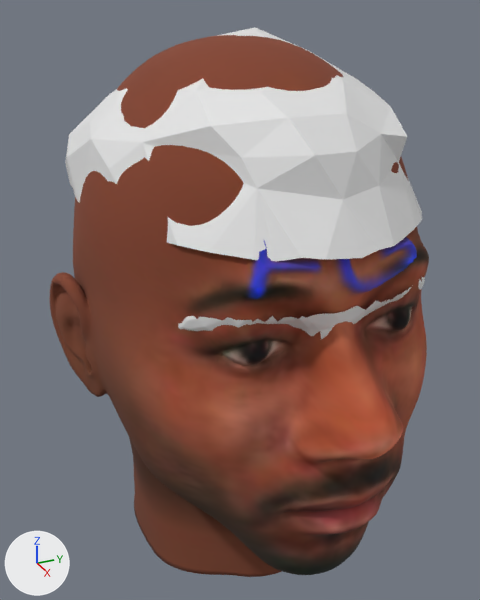
Renders of the glTF model Kawai.glb from each side of a commit.
Before and after are seen from a 50 mm lens placed at (0.279, -0.134, 1.62), pointed at (-0.011, -0.003, 1.474). The axes (+X, +Y, +Z) are drawn at lower left. The lights are the same throughout. Where no turn or scale is listed for an object, it has been applied to the vertices. Vertices at the same position are counted once.

Script lines for the objects in view, before the commit:
```python
me_mesh_007 = bpy.data.meshes.new('Mesh.007')
me_mesh_007.from_pydata(...)  # 24511 vertices, 49008 faces; spans x -0.121..0.116, y -0.097..0.095, z 1.327..1.604
# faces by material slot: [2, 49006]
me_mesh_007.materials.append(mat_material__13_003)  # beige #f2c895
me_mesh_007.materials.append(mat_texture1_002)  # picture img_kawai1
me_mesh_011 = bpy.data.meshes.new('Mesh.011')
me_mesh_011.from_pydata(...)  # 719 vertices, 922 faces; spans x -0.129..0.084, y -0.078..0.076, z 1.495..1.511
me_mesh_012 = bpy.data.meshes.new('Mesh.012')
me_mesh_012.from_pydata(...)  # 116 vertices, 174 faces; spans x -0.126..0.089, y -0.08..0.084, z 1.532..1.606
ob_head = bpy.data.objects.new('head', me_mesh_007)
ob_head.location = (0.0, 0.0, 0.0)
ob_head_002 = bpy.data.objects.new('head.002', me_mesh_011)
ob_head_002.location = (0.0, 0.0, 0.0)
ob_head_003 = bpy.data.objects.new('head.003', me_mesh_012)
ob_head_003.location = (0.0, 0.0, 0.0)
```
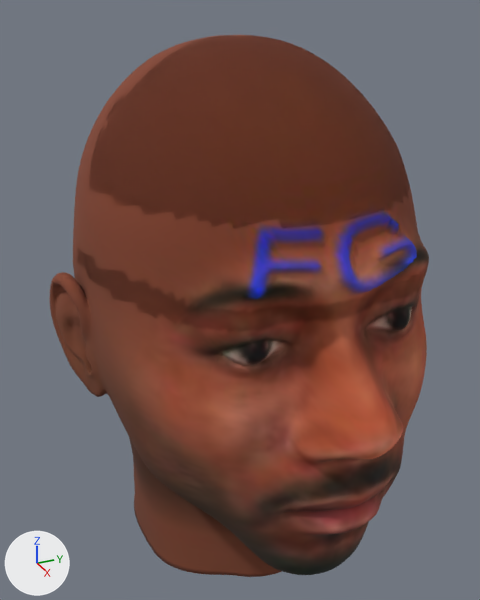
What differs and where, as boxes [x1, y1, x2, y2] in the pictures (480 x 600 px):
'head.003', deleted: before [65, 27, 422, 262]
'head.002', reshaped (not visible afterwards): before [178, 276, 425, 339]

Patch to the scene script:
```diff
--- a/Kawai.glb.py
+++ b/Kawai.glb.py
@@ me_mesh_011 @@
 # used by ob_head_002; location = (0.0, 0.0, 0.0)
-me_mesh_011.from_pydata(...)  # 719 vertices, 922 faces; spans x -0.129..0.084, y -0.078..0.076, z 1.495..1.511
+me_mesh_011.from_pydata(...)  # 852 vertices, 1576 faces; spans x -0.024..0.075, y -0.077..0.075, z 1.541..1.604
+# me_mesh_011 part 1: 719 vertices removed from x -0.129..0.084, y -0.078..0.076, z 1.495..1.511
+me_mesh_011.materials.append(mat_texture1_002)  # picture img_kawai1
@@ ob_head_003 @@
-ob_head_003 = bpy.data.objects.new('head.003', me_mesh_012)
-ob_head_003.location = (0.0, 0.0, 0.0)
```
